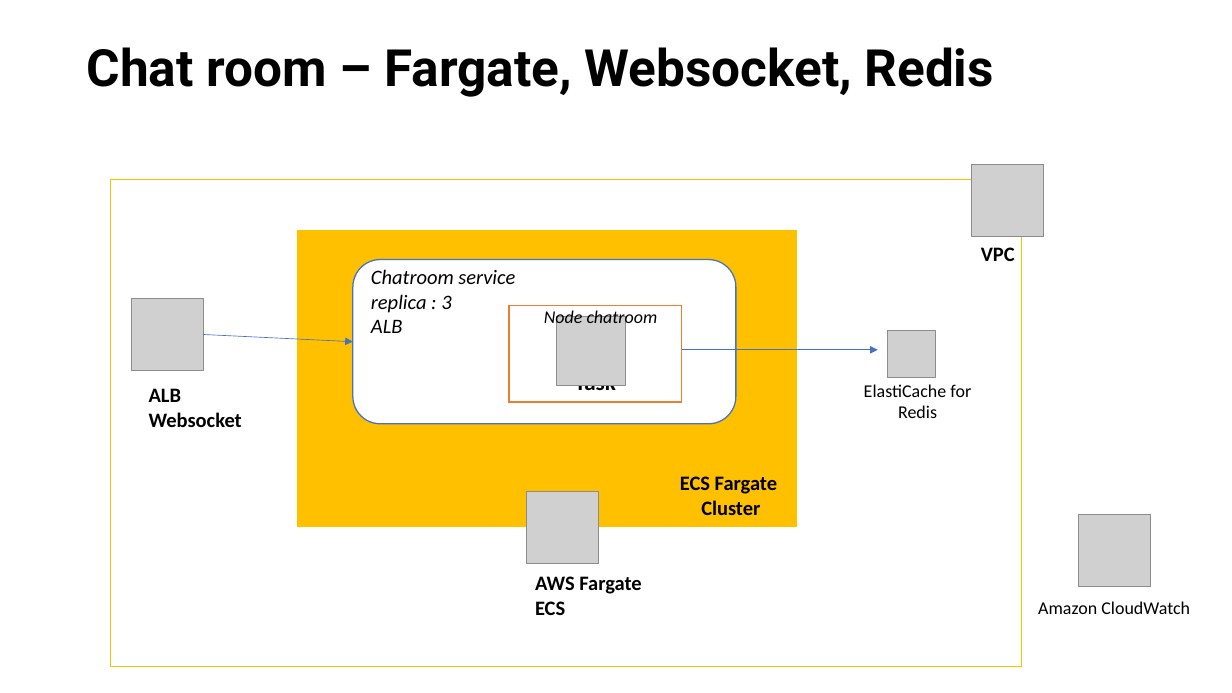
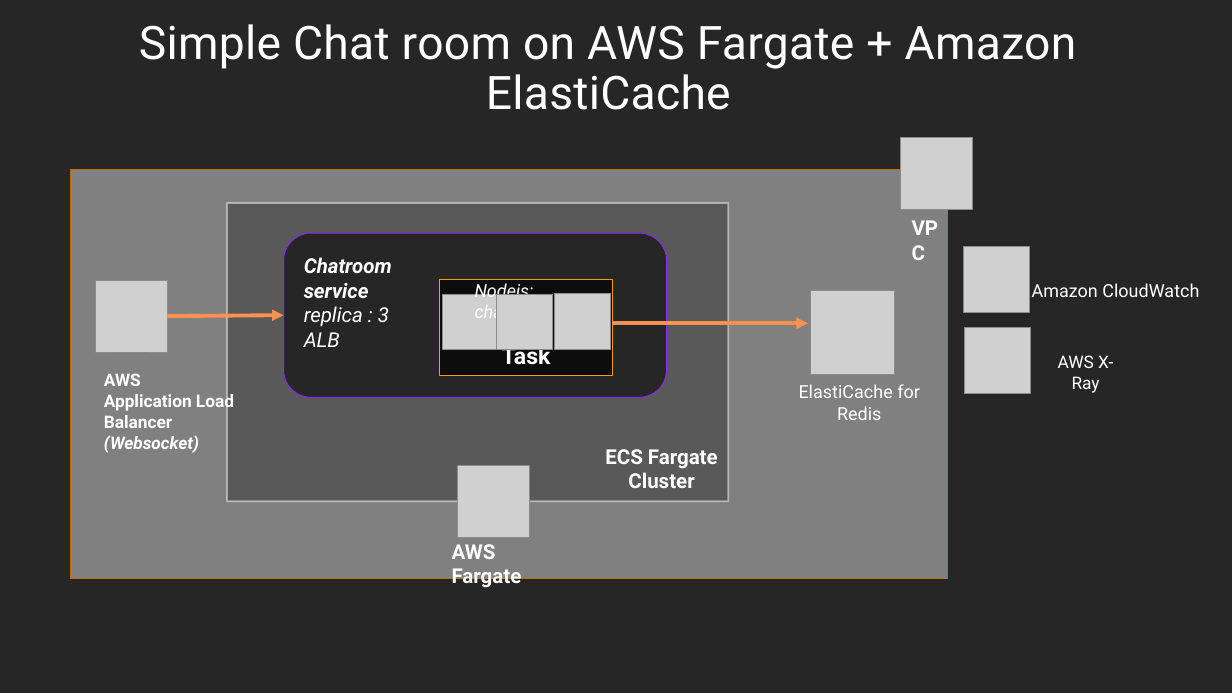
Before and after one commit to enghwa/chat-websocket-fargate, a slide deck: slide 2 of fargate-redis-chat.pptx. Drawn at 1232x693 pixels with LibreOffice and Linux fonts; fonts in the diff are those of the drawing; grey boxes stand for pictures. Boxes give left, top, right and bottom in pixels: in the first picture for what was removed or moved away, otherwise in the second. Text is boxed around its words. In the diff, an @@ line names an element or a change of style, - is before the commit and + after.

Commit message:
block script in chat

```diff
--- a/fargate-redis-chat.pptx
+++ b/fargate-redis-chat.pptx
@@ background #FFFFFF to #262626 @@
@@ title at (139, 24, 1077, 110): text changed; size 40 to 36 pt; text colour #000000 to #FFFFFF; bold off @@
-Chat room – Fargate, Websocket, Redis
+Simple Chat room on AWS Fargate + Amazon ElastiCache
@@ rectangle: place and size @@
-rectangle at (111, 179, 1022, 666)
+rectangle at (70, 170, 947, 579)
@@ rectangle at (70, 170, 947, 579): fill #FFFFFF to #808080; outline #FFC000 1 pt to #BD7100 0.85 pt @@
@@ rectangle at (227, 203, 729, 502): fill #FFC000 to #595959; outline #FFFFFF 1.5 pt to #F9F9F9 1.35 pt @@
@@ 2 pictures, 2 rectangles, 1 text, 1 arrow, 1 rounded rectangle: place and size @@
-2 pictures, 2 rectangles, 1 text, 1 arrow, 1 rounded rectangle at (297, 165, 1044, 564)
+2 pictures, 2 rectangles, 1 text, 1 arrow, 1 rounded rectangle at (227, 138, 973, 538)
@@ rounded rectangle at (284, 233, 667, 397): fill #FFFFFF to #262626; outline #4472C4 1 pt to #8C28FF 0.75 pt @@
@@ text "Chatroom service": place and size @@
-text "Chatroom service" at (371, 269, 515, 333)
+text "Chatroom service" at (304, 257, 392, 347)
@@ text "Chatroom service" at (304, 257, 392, 347): font Calibri to Roboto, text colour #000000 to #FFFFFF; bold on in "Chatroom service" @@
@@ picture: place and size @@
-picture at (1079, 515, 1151, 587)
+picture at (963, 246, 1030, 312)
@@ picture: place and size @@
-picture at (131, 299, 203, 371)
+picture at (95, 280, 167, 352)
@@ rectangle "Task" at (440, 279, 613, 375): font Calibri to Roboto, text colour #000000 to #FFFFFF; fill #FFFFFF to #0D0D0D; outline #ED7D31 1 pt to #FF9900 0.75 pt @@
@@ picture added at (443, 294, 498, 349) @@
@@ text at (475, 281, 550, 324): text changed; font Calibri to Roboto; text colour #000000 to #FFFFFF @@
-Node chatroom
+Nodejs: chatroom
@@ picture added at (497, 294, 553, 349) @@
@@ picture: place and size @@
-picture at (556, 317, 626, 386)
+picture at (555, 294, 610, 349)
@@ picture added at (811, 290, 895, 374) @@
@@ text "Amazon CloudWatch": place and size @@
-text "Amazon CloudWatch" at (1038, 601, 1190, 614)
+text "Amazon CloudWatch" at (1032, 283, 1199, 297)
@@ arrow moved from (203, 335) - (353, 342) to (167, 316) - (284, 315) @@
@@ arrow (167, 316) - (284, 315): stroke #4472C4 0.5 pt to #FF914F 3 pt @@
@@ arrow (613, 323) - (809, 323): stroke #4472C4 0.5 pt to #FF914F 3 pt @@
@@ picture added at (964, 327, 1031, 394) @@
@@ picture removed at (888, 330, 935, 377) @@
@@ text added at (1058, 355, 1113, 393), 13.5 pt, text #FFFFFF @@
+AWS X-Ray
@@ text added at (104, 373, 234, 453), 13.5 pt, text #FFFFFF, bold @@
+AWS
+Application Load
+Balancer
+(Websocket)
@@ text removed at (149, 388, 242, 427) @@
-ALB
-Websocket
@@ text "ElastiCache for Redis": place and size @@
-text "ElastiCache for Redis" at (864, 384, 971, 418)
+text "ElastiCache for Redis" at (799, 384, 920, 420)
@@ text "ECS Fargate": place and size @@
-text "ECS Fargate" at (680, 476, 777, 515)
+text "ECS Fargate" at (605, 449, 718, 488)
@@ font Calibri to Roboto, text colour #000000 to #FFFFFF in 5 elements at (799, 384, 920, 420), (903, 211, 959, 245), (605, 449, 718, 488), (1032, 283, 1199, 297), (452, 544, 522, 589) @@
@@ text "AWS Fargate": place and size @@
-text "AWS Fargate" at (535, 576, 641, 615)
+text "AWS Fargate" at (452, 544, 522, 589)
@@ text at (535, 601, 565, 615): paragraph removed @@
-ECS
```
Also in this commit, not shown: 1 other file.
